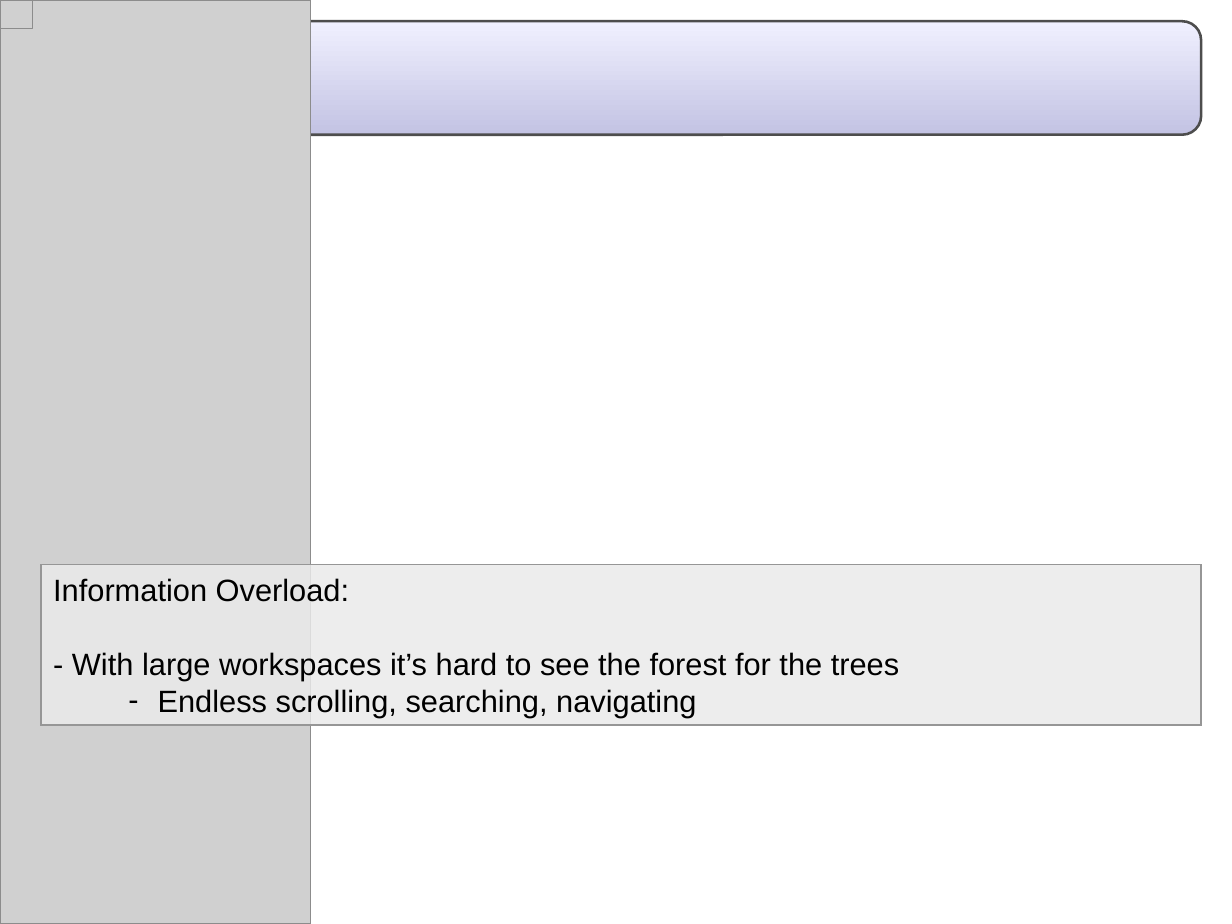
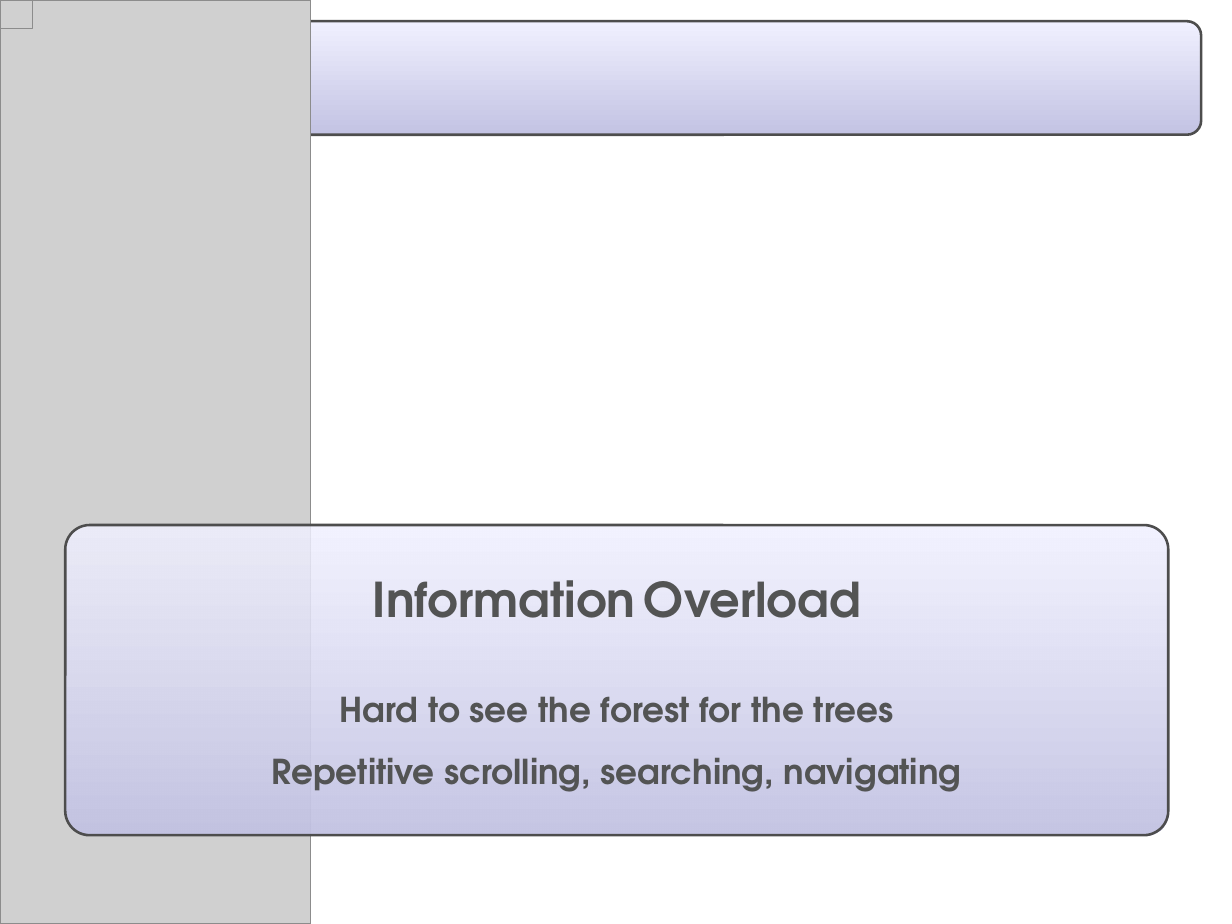
Before and after one commit to eclipse-mylyn/mylyn-website, a slide deck: slide 2 of publications/2006-03-mylar-eclipsecon.ppt. Drawn at 1232x924 pixels with LibreOffice and Linux fonts; fonts in the diff are those of the drawing; grey boxes stand for pictures; background and template pictures are left out. Boxes give left, top, right and bottom in pixels: in the first picture for what was removed or moved away, otherwise in the second. Text is boxed around its words. In the diff, an @@ line names an element or a change of style, - is before the commit and + after.

```diff
--- a/publications/2006-03-mylar-eclipsecon.ppt
+++ b/publications/2006-03-mylar-eclipsecon.ppt
@@ rounded rectangle at bbox=[31, 21, 1201, 134]: proportions changed @@
@@ rounded rectangle "Information Overload": place and size @@
-rounded rectangle "Information Overload" at bbox=[41, 564, 1201, 724]
+rounded rectangle "Information Overload" at bbox=[65, 525, 1168, 835]
@@ rounded rectangle "Information Overload" at bbox=[65, 525, 1168, 835]: vertical alignment top to middle; rectangle to rounded rectangle; fill #EAEAEA at 85% opacity to gradient #F0F0FF to #C3C3E3; outline #969696 0.99 pt to #4D4D4D 1.5 pt @@
@@ text in rounded rectangle at bbox=[271, 580, 962, 792]: text changed; size 18 to 20 pt; font Arial to TeX Gyre Adventor; text colour #000000 to #535454; bold on @@
-Information Overload:
-- With large workspaces it’s hard to see the forest for the trees
-  – Endless scrolling, searching, navigating
+Information Overload
+Hard to see the forest for the trees
+Repetitive scrolling, searching, navigating
```
Also in this commit, not shown: 17 other slides changed, 2 slides added, 2 slides removed.
